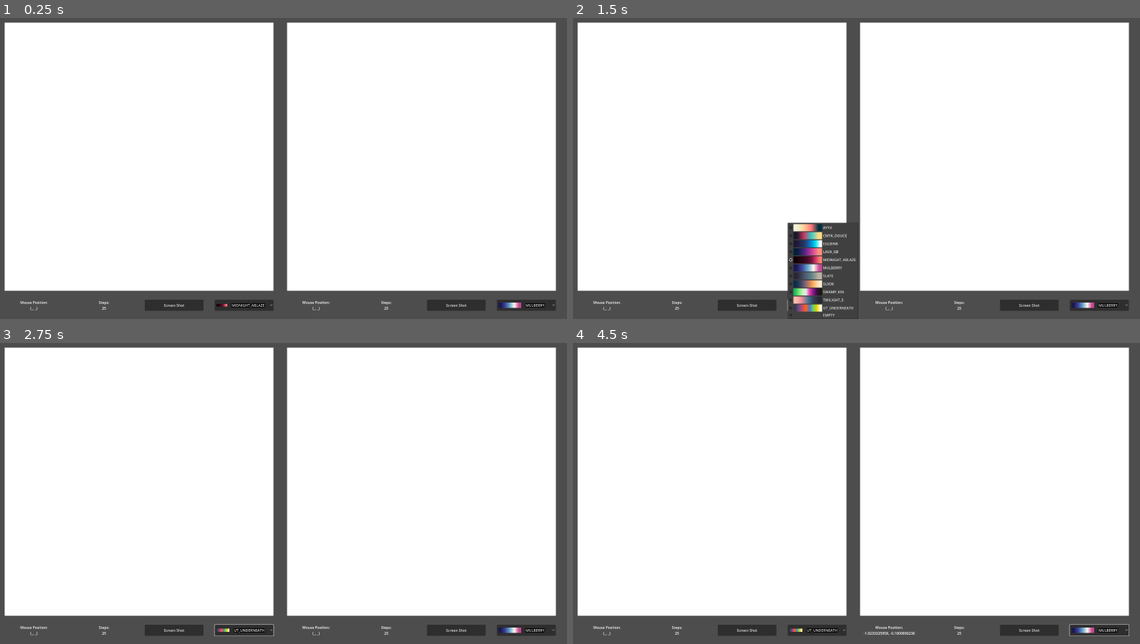
Above: before the commit, frames 1-4 (two rows, left to right).
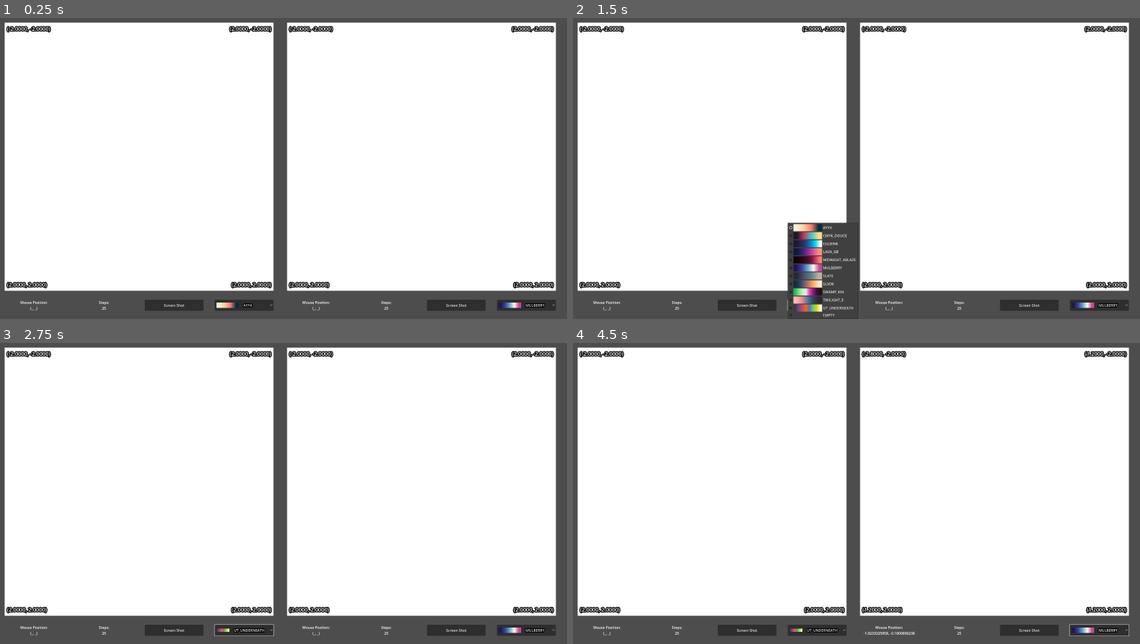
Above: after the commit, the same moments.

Repository: kirkatia98/mandelbrot
Game: Godot game, scene res://root.tscn
Same seed, same stepped clock (60 frames per second), same inputs: the game is played once before the commit and once after it.
Inputs (mouse positions are in pixels of both pictures, inside the frame that each line leads up to):
- Up to frame 1 (0.25 s): no input
- Up to frame 2 (1.5 s): click "Screen Shot" at 0.5 s; click (816, 303) at 1.25 s, where only the run before the commit has a clickable "MIDNIGHT_ABLAZE"
- Up to frame 3 (2.75 s): click (243, 628) at 2 s, where only the run after the commit has a clickable "AYY4"
- Up to frame 4 (4.5 s): click "UT_UNDERNEATH" at 2.75 s; click "MULBERRY" at 3.5 s; tap Enter at 4.25 s; move the mouse to (981, 475) at 4.27 s; hold Right (ui_right) from 4.28 s (still down); click (981, 475) at 4.42 s

The runs differ from the first frame. In frame 1, 1.2% of the frame differs, in the area x 1-98%, y 2-97%; in frame 2, 1.0%; in frame 3, 1.1%; in frame 4, 1.1%.

Commit message:
configure basic export settings, web export still needs work

Diff:
--- a/fractal/fractal.tscn
+++ b/fractal/fractal.tscn
@@ -9,6 +9,7 @@
 [ext_resource type="Script" path="res://fractal/boundary_coordinates.gd" id="6_wgcb1"]
 [ext_resource type="Script" path="res://fractal/debug_hints.gd" id="7_hf5sh"]
 [ext_resource type="PackedScene" uid="uid://b14scxdvion88" path="res://palette/palette_selection.tscn" id="8_c7m4k"]
+[ext_resource type="LabelSettings" uid="uid://dlq3j8j4ty580" path="res://fractal/label_settings.tres" id="8_nua8f"]
 [ext_resource type="Script" path="res://palette/palette_selection.gd" id="9_vyt5m"]
 
 [sub_resource type="ShaderMaterial" id="ShaderMaterial_uk4db"]
@@ -89,6 +90,7 @@
 offset_right = 111.0
 offset_bottom = 23.0
 text = "(-2.0000, -2.0000)"
+label_settings = ExtResource("8_nua8f")
 horizontal_alignment = 1
 vertical_alignment = 1
 
@@ -101,6 +103,7 @@
 offset_bottom = 23.0
 grow_horizontal = 0
 text = "(2.0000, -2.0000)"
+label_settings = ExtResource("8_nua8f")
 horizontal_alignment = 1
 vertical_alignment = 1
 
@@ -116,6 +119,7 @@
 grow_horizontal = 0
 grow_vertical = 0
 text = "(2.0000, 2.0000)"
+label_settings = ExtResource("8_nua8f")
 horizontal_alignment = 1
 vertical_alignment = 1
 
@@ -128,6 +132,7 @@
 offset_right = 101.0
 grow_vertical = 0
 text = "(2.0000, 2.0000)"
+label_settings = ExtResource("8_nua8f")
 horizontal_alignment = 1
 vertical_alignment = 1
 
--- /dev/null
+++ b/fractal/label_settings.tres
@@ -0,0 +1,6 @@
+[gd_resource type="LabelSettings" format=3 uid="uid://dlq3j8j4ty580"]
+
+[resource]
+font_size = 24
+outline_size = 16
+outline_color = Color(0, 0, 0, 1)
--- a/root.tscn
+++ b/root.tscn
@@ -3,7 +3,7 @@
 [ext_resource type="PackedScene" uid="uid://ctmsc8syid57c" path="res://fractal/fractal.tscn" id="2_45h1s"]
 [ext_resource type="Shader" path="res://fractal/shader_code/julia.gdshader" id="2_on53s"]
 [ext_resource type="Shader" path="res://fractal/shader_code/mandlebrot.gdshader" id="3_6eo24"]
-[ext_resource type="Texture2D" uid="uid://bfmu24sbh31lw" path="res://palette/textures/midnight-ablaze-1x.png" id="3_vjxmf"]
+[ext_resource type="Texture2D" uid="uid://6wkpxm0ouq8a" path="res://palette/textures/ayy4-1x.png" id="3_qpl6f"]
 [ext_resource type="Texture2D" uid="uid://brypg8muysawd" path="res://palette/textures/mulberry-1x.png" id="5_cjykk"]
 
 [sub_resource type="ShaderMaterial" id="ShaderMaterial_vfymx"]
@@ -11,7 +11,7 @@
 shader_parameter/debug = null
 shader_parameter/rect_position = Vector2(-2, -2)
 shader_parameter/rect_size = Vector2(4, 4)
-shader_parameter/palette_image = ExtResource("3_vjxmf")
+shader_parameter/palette_image = ExtResource("3_qpl6f")
 
 [sub_resource type="ShaderMaterial" id="ShaderMaterial_r5ea2"]
 shader = ExtResource("2_on53s")
@@ -49,9 +49,7 @@
 [node name="Mandelbrot" parent="MarginContainer/HBoxContainer" instance=ExtResource("2_45h1s")]
 layout_mode = 2
 size_flags_horizontal = 3
-palette = 4
 shader_material = SubResource("ShaderMaterial_vfymx")
-palette_image = ExtResource("3_vjxmf")
 
 [node name="Julia" parent="MarginContainer/HBoxContainer" instance=ExtResource("2_45h1s")]
 layout_mode = 2
Not shown, changed: export_presets.cfg
Not shown: 1 places in fractal/fractal.tscn that only renumber resources
Not shown, removed: demo_files/Mandlebrot_3.23
Not shown, added: server.py
